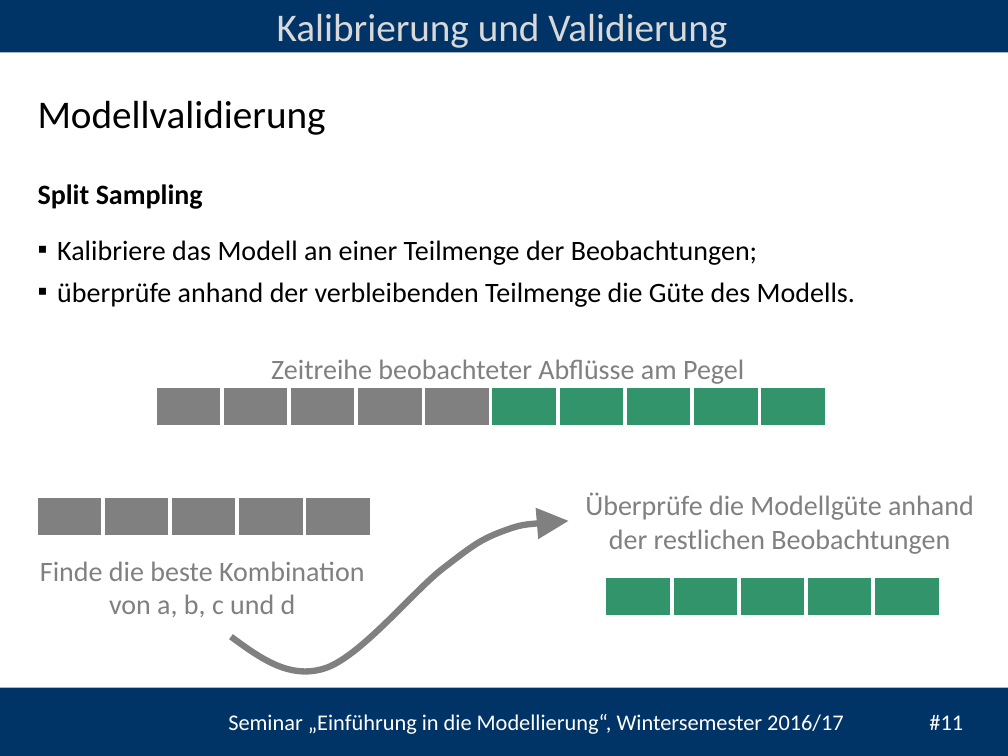
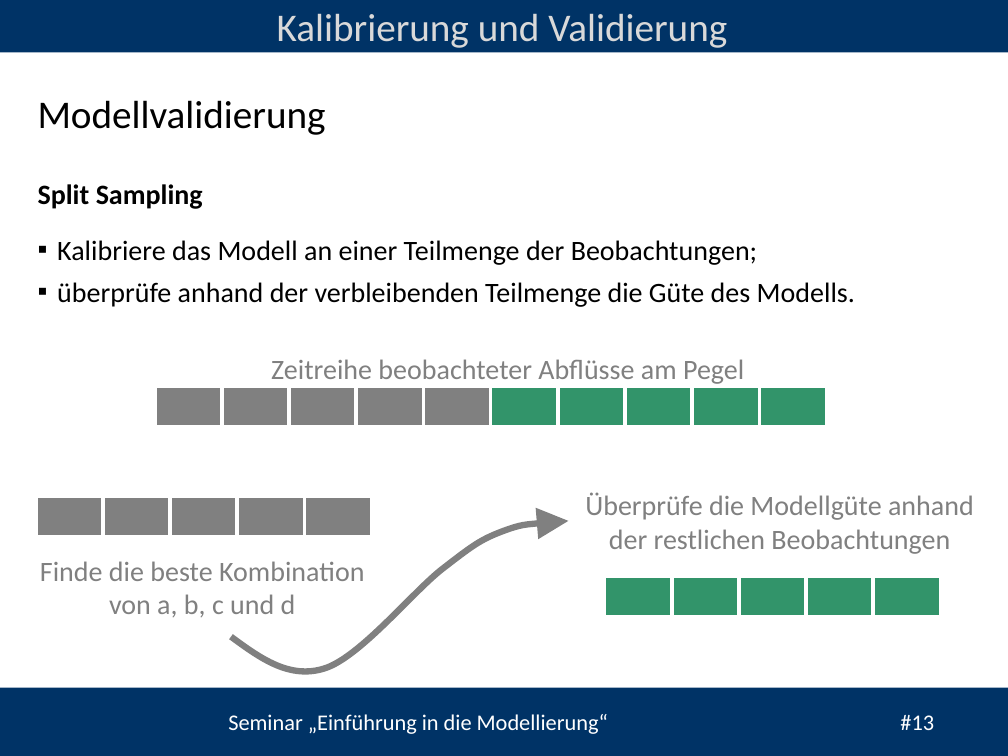
Before and after one commit to heistermann/Einf_Modellierung, a slide deck: slide 13 of Termin_7/folien/UebungModellierung#7.pptx (slide 11 before the commit). Drawn at 1008x756 pixels with LibreOffice and Linux fonts; fonts in the diff are those of the drawing; background and template pictures are left out. Boxes give left, top, right and bottom in pixels: in the first picture for what was removed or moved away, otherwise in the second. Text is boxed around its words. In the diff, an @@ line names an element or a change of style, - is before the commit and + after.

```diff
--- a/Termin_7/folien/UebungModellierung#7.pptx
+++ b/Termin_7/folien/UebungModellierung#7.pptx
@@ text at [228,714,934,734]: text changed @@
-Seminar „Einführung in die Modellierung“, Wintersemester 2016/17 #11
+Seminar „Einführung in die Modellierung“ #13
```
Also in this commit, not shown: 9 other slides changed, 4 slides added, 3 other files.
